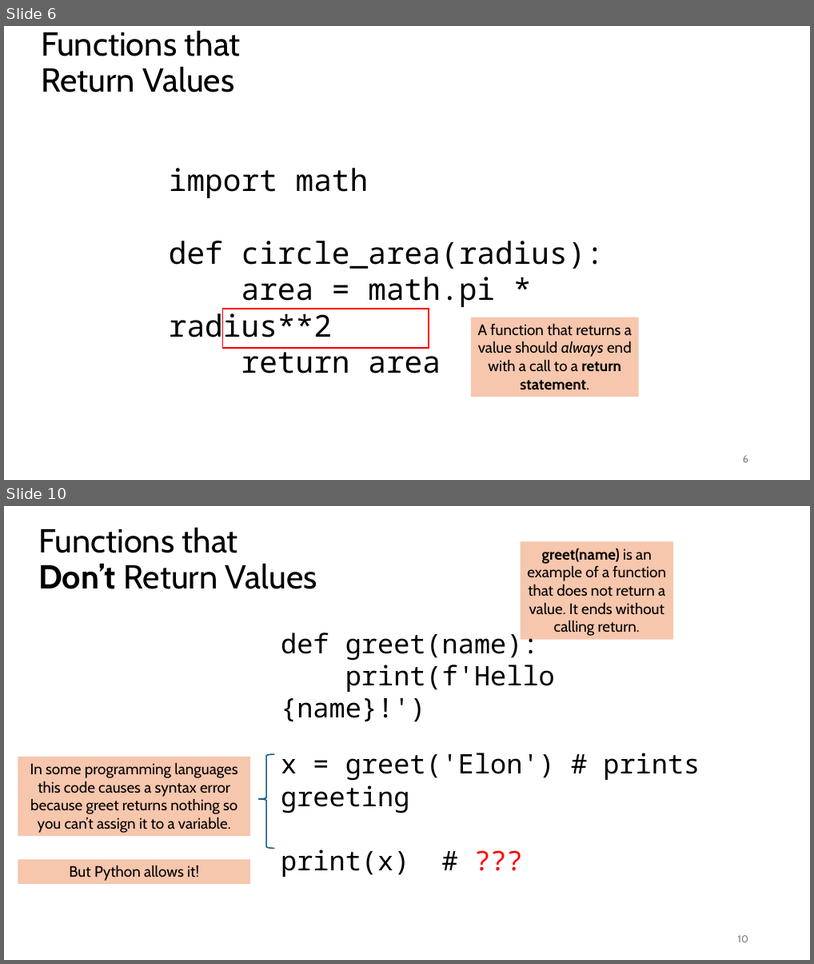
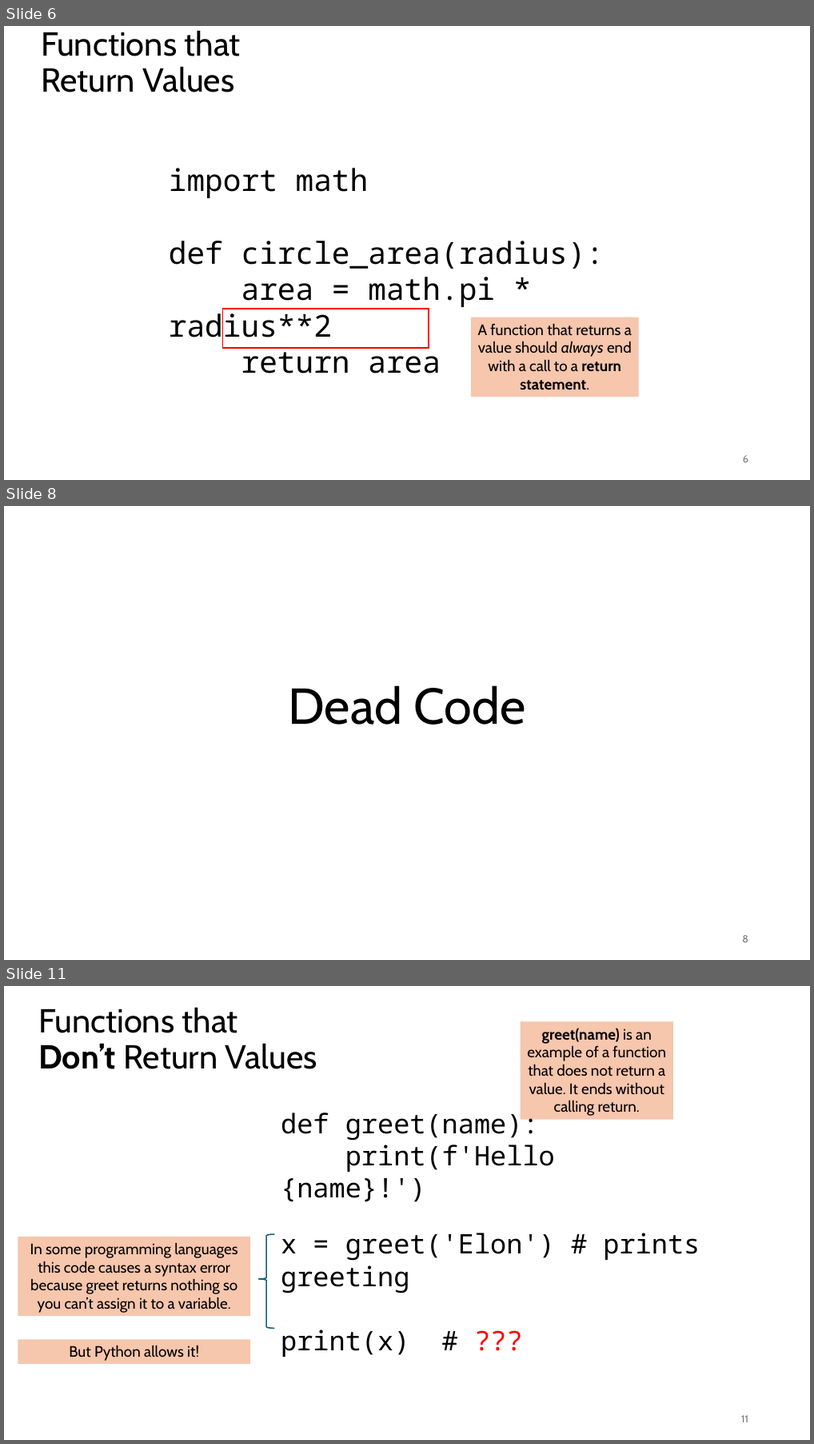
Before and after one commit to tjd1234/cmpt120fall2024, a slide deck: lecture_notes/chapter6/chapter6.pptx. Shown one above the other, each under a label of ours: slides 6 and 10 before the commit, slides 6, 8 and 11 after it; the slides between them are not shown. The pictures are 814x964 and 814x1444 pixels, drawn with LibreOffice and Linux fonts; fonts in the diff are those of the drawing. Boxes give left, top, right and bottom in pixels: in the first picture for what was removed or moved away, otherwise in the second. Text is boxed around its words. In the diff, an @@ line names an element or a change of style, - is before the commit and + after.

```diff
--- a/lecture_notes/chapter6/chapter6.pptx
+++ b/lecture_notes/chapter6/chapter6.pptx
@@ slide 8 added at bbox=[4, 506, 810, 960], background #FFFFFF @@
@@ title added at bbox=[289, 685, 526, 724], 60 pt, text #000000 @@
+Dead Code
@@ page number added at bbox=[742, 935, 749, 942], 12 pt, text #797979 @@
+8
@@ what was slide 10 is now slide 11 @@
@@ page number at bbox=[742, 1415, 749, 1422]: text changed @@
-10
+11
```
Also in this commit, not shown: 9 slides changed, 2 other slides added, 2 other files.
